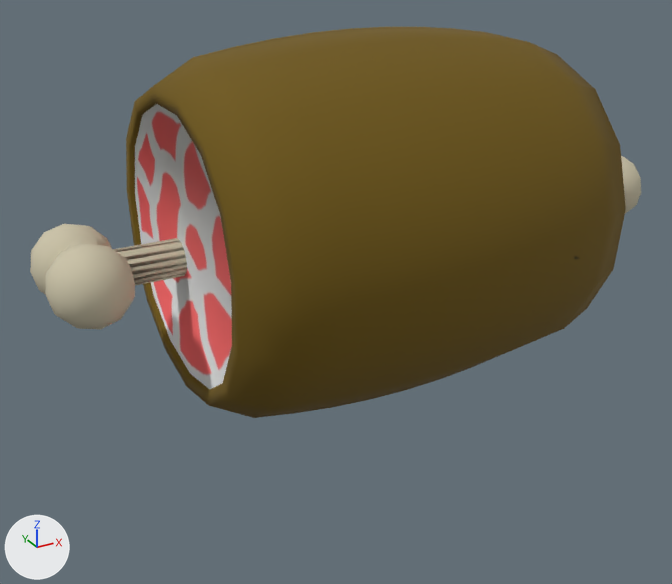
One commit to the OBJ model src/models/Consumibles/Carne/Carne.obj: the scene before it, then after it.
Camera for both pictures: a camera (50 mm lens) standing at (-2.23, -3.74, 2.31) and looking at (-0.13, 0.08, 0.4). Arrows for +X, +Y and +Z are at lower left; the lights stay in place. Where no turn or scale is listed for an object, it has been applied to the vertices.
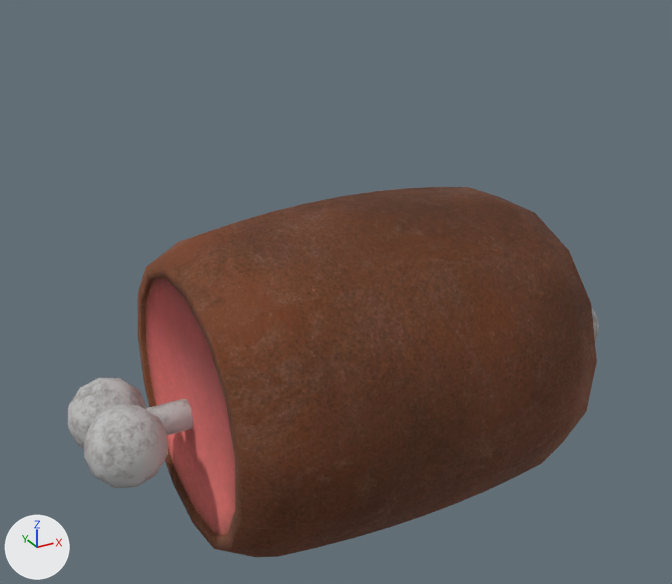
The change, as a list of edits to the scene's bpy script:
```text
Add img_material__27_normal_opengl_png:
    img_material__27_normal_opengl_png = load_image('Material__27_Normal_OpenGL.png', 'Material__27_Normal_OpenGL.png', 1024, 1024, 'sRGB')
Add img_material__27_base_color_png:
    img_material__27_base_color_png = load_image('Material__27_Base_Color.png', 'Material__27_Base_Color.png', 1024, 1024, 'sRGB')
Add mat_material__31:
    mat_material__31 = bpy.data.materials.new('Material__31')
    # uses the picture img_material__27_base_color_png
    # uses the picture img_material__27_normal_opengl_png
Change me_cylinder003:
    used by ob_cylinder003; location = (0.0, 0.0, 0.0)
    remove me_cylinder003.from_pydata(...)  # 553 vertices, 524 faces; spans x -1.59..1.66, y -0.9..0.9, z -0.08..1.68
    remove me_cylinder003.materials.append(mat_material__11)  # picture img_carne_textura_p_png
    add me_cylinder003.from_pydata(...)  # 535 vertices, 522 faces; spans x -1.52..1.45, y -0.88..0.88, z -0.87..0.87
    me_cylinder003 part 1: the loose piece of 225 vertices spanning x -0.99..0.99, y -0.9..0.9, z -0.08..1.68 is scaled about its middle by 0.983, then moved by (-0.03, 0.0, -0.8), in mat_material__31
    me_cylinder003 part 2: a new loose piece, a UV sphere (12 segments, 6 rings, poles along x) spanning x 1.07..1.45, y -0.33..0.05, z -0.22..0.16, in mat_material__31
    me_cylinder003 part 3: a new loose piece, an 8-sided cylinder along x spanning x -1.4..-0.8, y -0.07..0.08, z -0.11..0.04, in mat_material__31
    me_cylinder003 part 4: a new loose piece, a UV sphere (12 segments, 6 rings, poles along x) spanning x -1.52..-1.14, y -0.04..0.34, z -0.22..0.16, in mat_material__31
    me_cylinder003 part 5: a new loose piece, a UV sphere (12 segments, 6 rings, poles along x) spanning x -1.52..-1.14, y -0.33..0.05, z -0.22..0.16, in mat_material__31
    me_cylinder003 part 6: the loose piece of 164 vertices spanning x -1.59..-0.35, y -0.31..0.35, z 0.58..0.95 is deleted
    me_cylinder003 part 7: the loose piece of 164 vertices spanning x 0.42..1.66, y -0.31..0.35, z 0.58..0.95 is deleted
    add me_cylinder003.materials.append(mat_material__31)
```

Location of each change, [x1, y1, x2, y2] in pixels of the pictures (672 x 584 px; the box of a moved part takes in the faces that stretch with it):
'Cylinder003', reshaped (13% narrower)
    before: [30, 27, 641, 418]
    after: [68, 187, 599, 557]
part 1 of me_cylinder003, moved or reshaped
    before: [126, 27, 626, 418]
    after: [137, 187, 597, 557]
part 2 of me_cylinder003, added
    after: [592, 309, 599, 341]
part 3 of me_cylinder003, added
    after: [145, 399, 194, 435]
part 4 of me_cylinder003, added
    after: [68, 378, 147, 449]
part 5 of me_cylinder003, added
    after: [84, 405, 168, 488]
part 6 of me_cylinder003, deleted (beige)
    before: [30, 224, 187, 330]
part 7 of me_cylinder003, deleted (beige)
    before: [621, 156, 641, 214]
